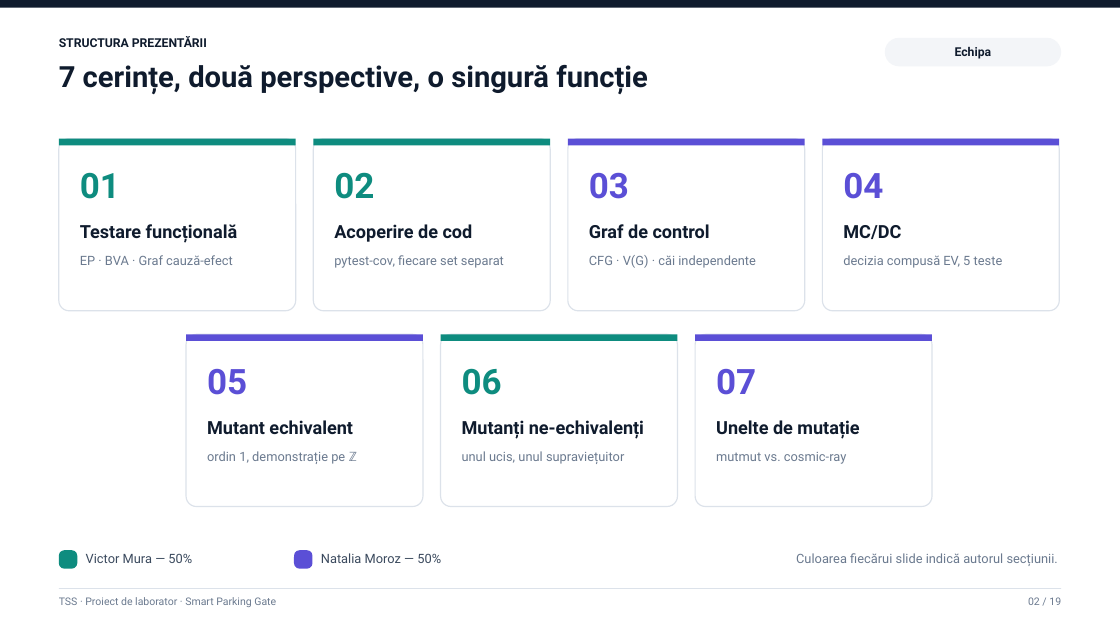
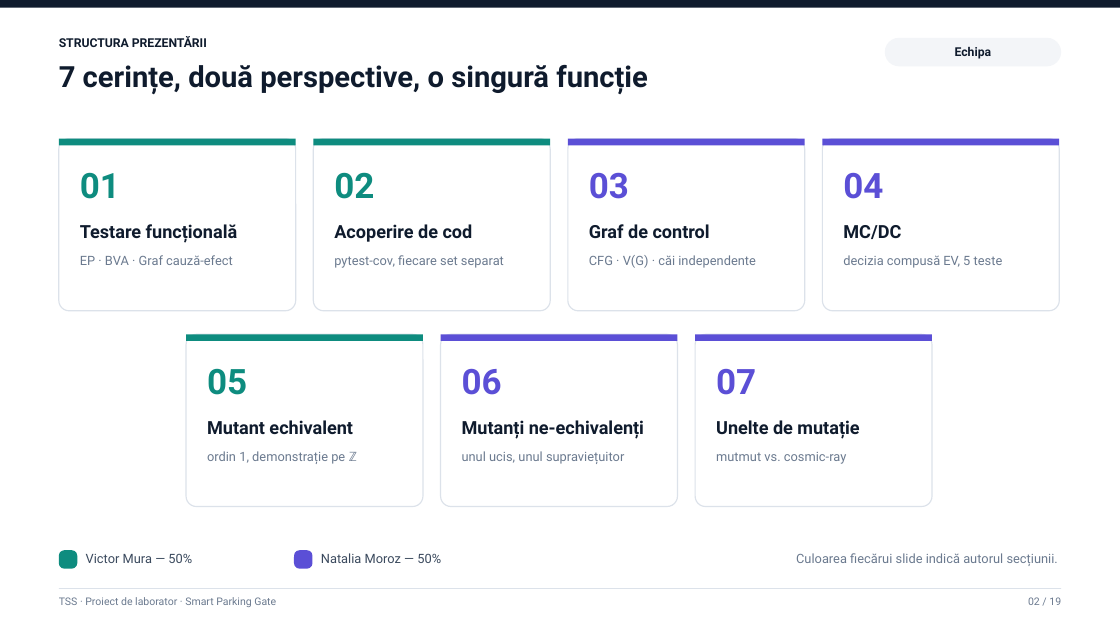
Before and after one commit to victormura/tss, a slide deck: slide 2 of proiect_laborator/docs/Prezentare_Laborator_TSS.pptx. Drawn at 1120x630 pixels with LibreOffice and Linux fonts; fonts in the diff are those of the drawing. Boxes give left, top, right and bottom in pixels: in the first picture for what was removed or moved away, otherwise in the second. Text is boxed around its words. In the diff, an @@ line names an element or a change of style, - is before the commit and + after.

```diff
--- a/proiect_laborator/docs/Prezentare_Laborator_TSS.pptx
+++ b/proiect_laborator/docs/Prezentare_Laborator_TSS.pptx
@@ rectangle at box(186, 334, 423, 341): fill #5B4FD6 to #0E8C7F @@
@@ rectangle at box(440, 334, 677, 341): fill #0E8C7F to #5B4FD6 @@
@@ text "05" at box(207, 368, 247, 395): text colour #5B4FD6 to #0E8C7F @@
@@ text "06" at box(462, 369, 502, 395): text colour #0E8C7F to #5B4FD6 @@
```
Also in this commit, not shown: 6 other slides changed, 22 other files.
